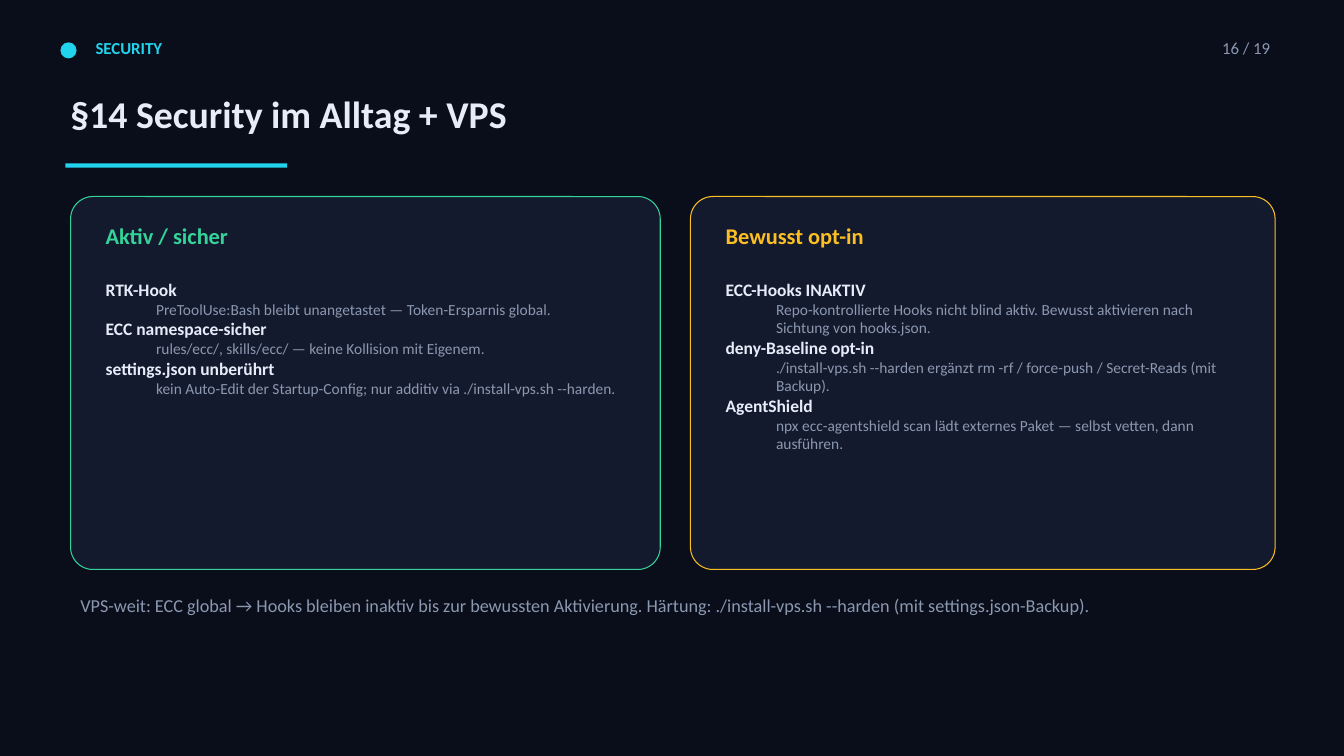
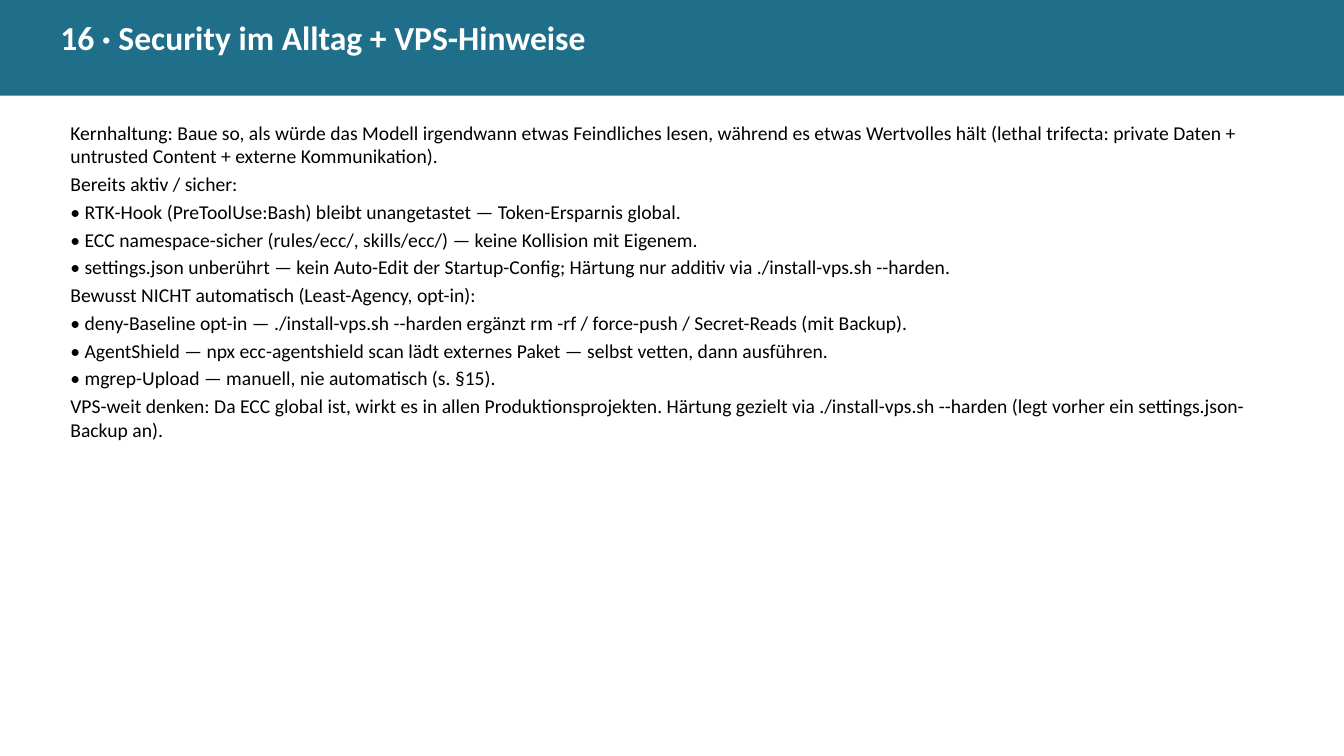
Before and after one commit to Paulee8155/Claude-Code-BestPractice, a slide deck: slide 23 of docs/ECC-Harness-Guide.de.pptx (slide 17 before the commit). Drawn at 1344x756 pixels with LibreOffice and Linux fonts; fonts in the diff are those of the drawing. Boxes give left, top, right and bottom in pixels: in the first picture for what was removed or moved away, otherwise in the second. Text is boxed around its words. In the diff, an @@ line names an element or a change of style, - is before the commit and + after.

```diff
--- a/docs/ECC-Harness-Guide.de.pptx
+++ b/docs/ECC-Harness-Guide.de.pptx
@@ background #0A0E1A to #FFFFFF @@
@@ rectangle added at (0, 0, 1344, 96), fill #1F6F8B @@
@@ text at (60, 26, 585, 56): text changed; size 27 to 24 pt; text colour #E6EDF8 to #FFFFFF @@
-§14 Security im Alltag + VPS
+16 · Security im Alltag + VPS-Hinweise
@@ ellipse removed at (60, 42, 77, 58) @@
@@ text removed at (96, 43, 163, 54) @@
-SECURITY
@@ text removed at (1222, 42, 1270, 54) @@
-16 / 19
@@ text added at (70, 126, 1243, 440), 14 pt, text #000000 @@
+Kernhaltung: Baue so, als würde das Modell irgendwann etwas Feindliches lesen, während es etwas Wertvolles hält (lethal trifecta: private Daten + untrusted Content + externe Kommunikation).
+Bereits aktiv / sicher:
+• RTK-Hook (PreToolUse:Bash) bleibt unangetastet — Token-Ersparnis global.
+• ECC namespace-sicher (rules/ecc/, skills/ecc/) — keine Kollision mit Eigenem.
+• settings.json unberührt — kein Auto-Edit der Startup-Config; Härtung nur additiv via ./install-vps.sh --harden.
+Bewusst NICHT automatisch (Least-Agency, opt-in):
+• deny-Baseline opt-in — ./install-vps.sh --harden ergänzt rm -rf / force-push / Secret-Reads (mit Backup).
+• AgentShield — npx ecc-agentshield scan lädt externes Paket — selbst vetten, dann ausführen.
+• mgrep-Upload — manuell, nie automatisch (s. §15).
+VPS-weit denken: Da ECC global ist, wirkt es in allen Produktionsprojekten. Härtung gezielt via ./install-vps.sh --harden (legt vorher ein settings.json-Backup an).
@@ rectangle removed at (66, 163, 287, 167) @@
@@ rounded rectangle removed at (71, 197, 660, 570) @@
@@ rounded rectangle removed at (691, 197, 1275, 570) @@
@@ text removed at (106, 228, 615, 397) @@
-Aktiv / sicher
-RTK-Hook
-  PreToolUse:Bash bleibt unangetastet — Token-Ersparnis global.
-ECC namespace-sicher
-  rules/ecc/, skills/ecc/ — keine Kollision mit Eigenem.
-settings.json unberührt
-  kein Auto-Edit der Startup-Config; nur additiv via ./install-vps.sh --harden.
@@ text removed at (726, 228, 1217, 449) @@
-Bewusst opt-in
-ECC-Hooks INAKTIV
-  Repo-kontrollierte Hooks nicht blind aktiv. Bewusst aktivieren nach Sichtung von hooks.json.
-deny-Baseline opt-in
-  ./install-vps.sh --harden ergänzt rm -rf / force-push / Secret-Reads (mit Backup).
-AgentShield
-  npx ecc-agentshield scan lädt externes Paket — selbst vetten, dann ausführen.
@@ text removed at (80, 599, 1089, 615) @@
-VPS-weit: ECC global → Hooks bleiben inaktiv bis zur bewussten Aktivierung. Härtung: ./install-vps.sh --harden (mit settings.json-Backup).
```
Also in this commit, not shown: 13 other slides changed, 15 slides added, 7 slides removed, 10 other files.
